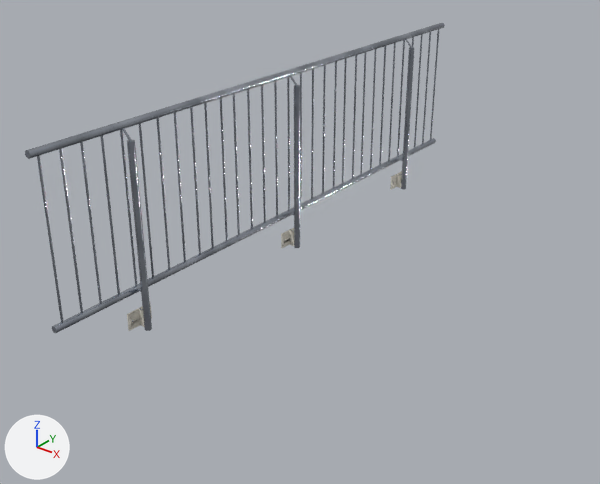
An edit to the glTF model public/katalog/modelle/gelaender-375.gltf, drawn before and after from the same camera.
The view is the same before and after, from a camera (50 mm lens) standing at (3.0, -3.68, 2.32) and looking at (0.29, -0.3, 0.23). The axes (+X, +Y, +Z) are drawn at lower left. The lights are the same throughout. The picture after the commit comes second. Vertices at exactly the same position are counted once.

Names of what the first picture shows: 'SK0139_Geländer-375.001'.
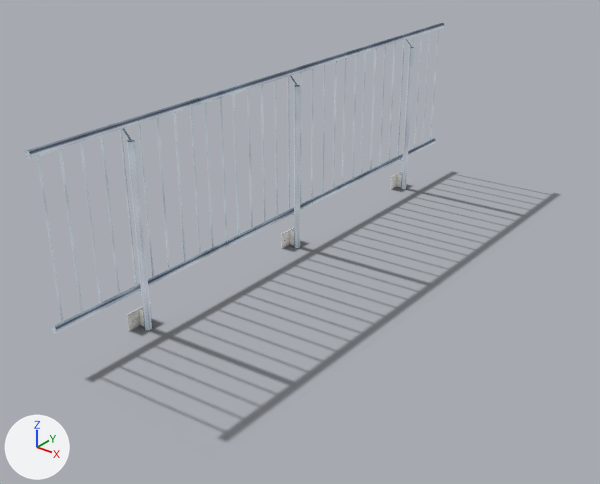
The change, as a diff of the scene's bpy script:
```diff
--- a/public/katalog/modelle/gelaender-375.gltf.py
+++ b/public/katalog/modelle/gelaender-375.gltf.py
@@ img_gelaender_375_licht @@
+img_gelaender_375_licht = load_image('gelaender-375_licht', 'texturen/gelaender-375_licht.jpg', 2048, 2048, 'sRGB')
@@ img_gelaender_375_schatten @@
+img_gelaender_375_schatten = load_image('gelaender-375_schatten', 'texturen/gelaender-375_schatten.png', 110, 362, 'sRGB')
@@ mat_stahl_web_013 @@
+mat_stahl_web_013 = bpy.data.materials.new('Stahl_web.013')
+# uses the picture img_gelaender_375_licht
@@ mat_beton_web_022 @@
+mat_beton_web_022 = bpy.data.materials.new('Beton_web.022')
+# uses the picture img_gelaender_375_licht
@@ mat_schatten_020 @@
+mat_schatten_020 = bpy.data.materials.new('Schatten.020')
+# uses the picture img_gelaender_375_schatten
@@ me_sk0139_geländer_375_001 @@
 me_sk0139_geländer_375_001.from_pydata(...)  # 10672 vertices, 8398 faces; spans x -0.05..0.05, y -1.77..1.77, z 0.0..1.12
 # used by ob_sk0139_geländer_375_001; location = (0.0, 0.0, 0.0)
+# me_sk0139_geländer_375_001 part 1: 6175 kept faces spanning x -0.05..0.05, y -1.77..1.77, z 0.0..1.12 get new texture (UV) coordinates
+# me_sk0139_geländer_375_001 part 2: 1076 faces spanning x -0.03..0.05, y -1.33..1.33, z 0.0..0.1 switch from mat_beton_web_053 to mat_beton_web_022
+# me_sk0139_geländer_375_001 part 3: 7314 faces spanning x -0.05..0.05, y -1.77..1.77, z 0.0..1.12 switch from mat_stahl_web_041 to mat_stahl_web_013
@@ me_schatten @@
+me_schatten.from_pydata(...)  # 4 vertices, 2 faces; spans x -0.08..1.05, y -1.79..1.92, z 0.0
+me_schatten.materials.append(mat_schatten_020)
@@ ob_schatten @@
+ob_schatten = bpy.data.objects.new('Schatten', me_schatten)
+ob_schatten.location = (0.0, 0.0, 0.0)
```

What differs and where, as boxes (x1, y1, x2, y2) in the pictures (600 x 484 px):
'Schatten', added
    after: (88, 172, 559, 440)
part 1 of me_sk0139_geländer_375_001, surface changed
    both: (25, 29, 439, 333)
part 2 of me_sk0139_geländer_375_001, recoloured
    both: (127, 172, 402, 331)
part 3 of me_sk0139_geländer_375_001, recoloured
    both: (25, 23, 445, 333)
